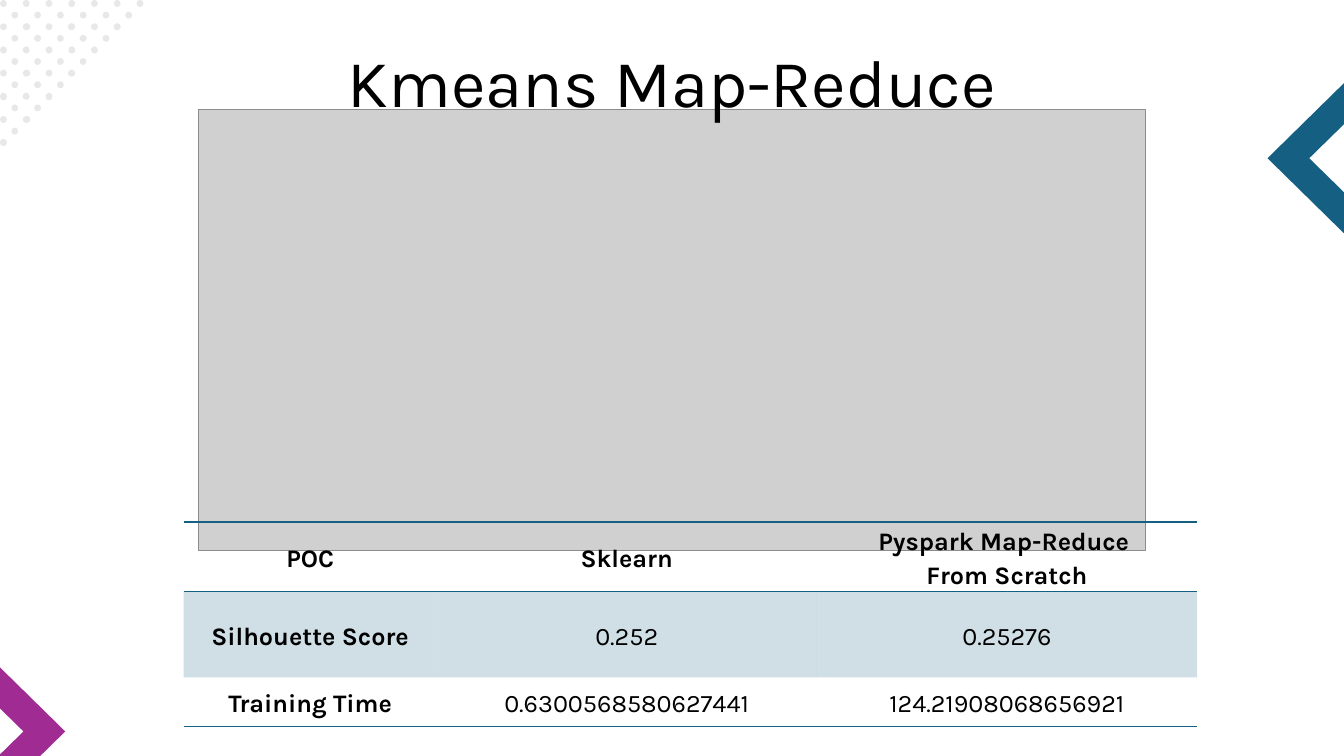
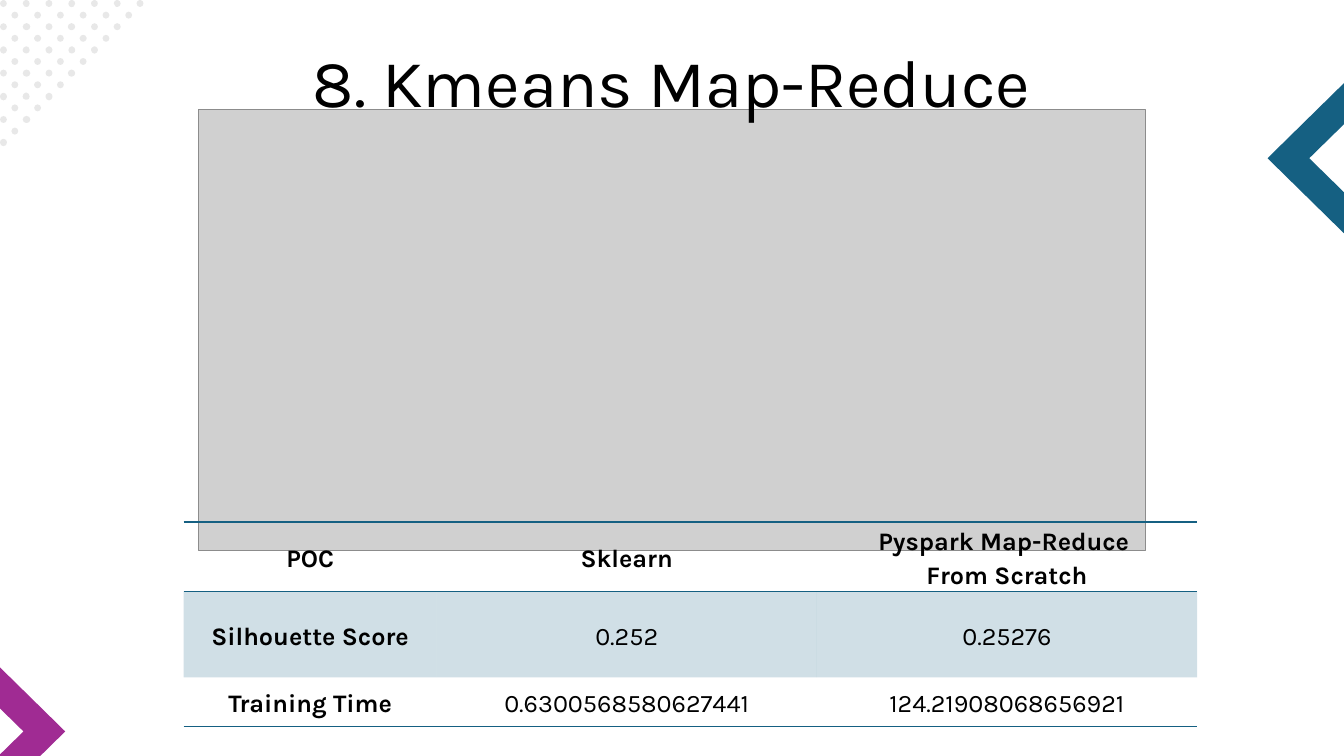
Before and after one commit to BasmaElhoseny01/Credit-Score-Classification-and-Analysis, a slide deck: slide 15 of Presentation.pptx (slide 14 before the commit). Drawn at 1344x756 pixels with LibreOffice and Linux fonts; fonts in the diff are those of the drawing; grey boxes stand for pictures. Boxes give left, top, right and bottom in pixels: in the first picture for what was removed or moved away, otherwise in the second. Text is boxed around its words. In the diff, an @@ line names an element or a change of style, - is before the commit and + after.

```diff
--- a/Presentation.pptx
+++ b/Presentation.pptx
@@ text at <box>313,61,1031,124</box>: text changed @@
-Kmeans Map-Reduce
+8. Kmeans Map-Reduce
```
Also in this commit, not shown: 9 other slides changed, 8 slides added, 10 slides removed, 6 other files.
